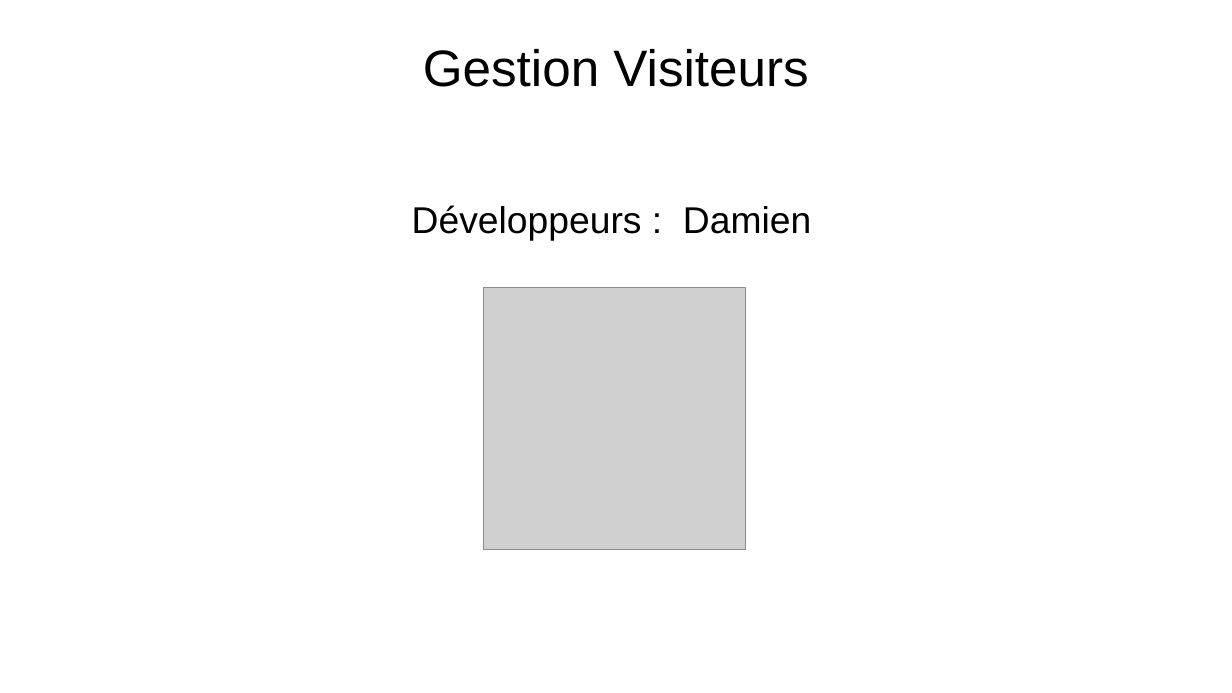
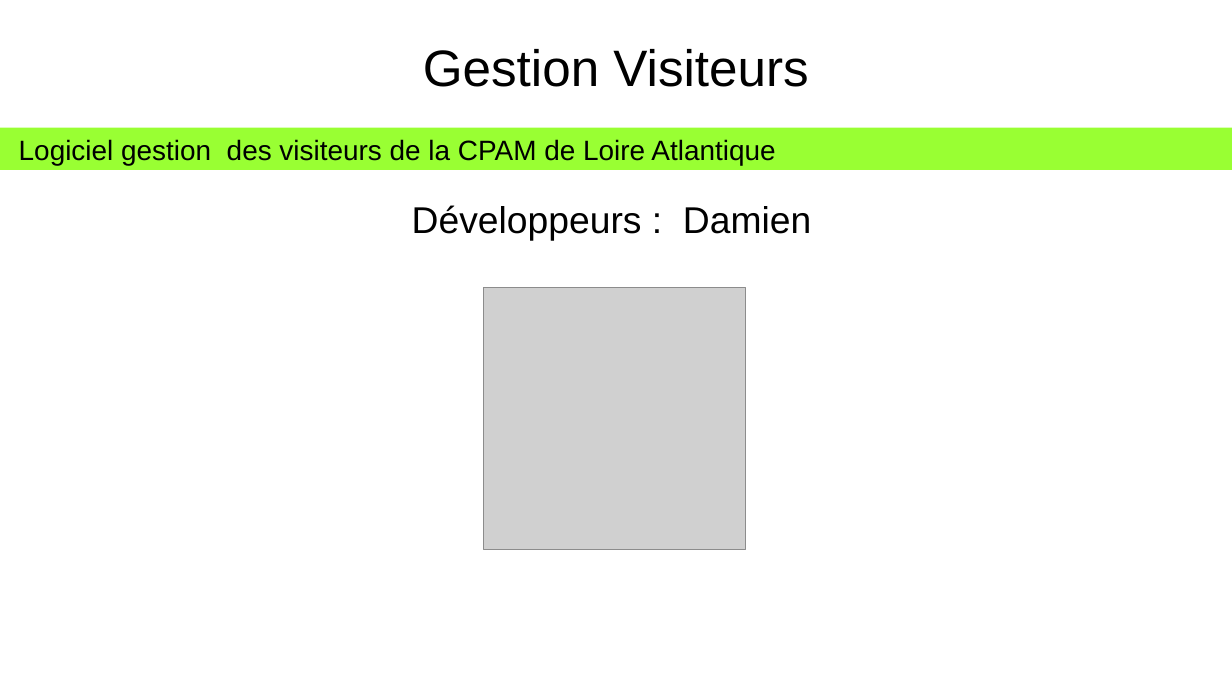
Before and after one commit to heylve/current, a slide deck: slide 5 of journee_metier/applications_présentation.odp. Drawn at 1232x693 pixels with LibreOffice and Linux fonts; fonts in the diff are those of the drawing; grey boxes stand for pictures; background and template pictures are left out. Boxes give left, top, right and bottom in pixels: in the first picture for what was removed or moved away, otherwise in the second. Text is boxed around its words. In the diff, an @@ line names an element or a change of style, - is before the commit and + after.

```diff
--- a/journee_metier/applications_présentation.odp
+++ b/journee_metier/applications_présentation.odp
@@ rectangle added at bbox=[0, 127, 1232, 170], fill #99FF33, 18 pt, text #000000 @@
+Logiciel gestion des visiteurs de la CPAM de Loire Atlantique
```
Also in this commit, not shown: 5 other slides changed, 2 slides added, 1 slide removed, 6 other files.
